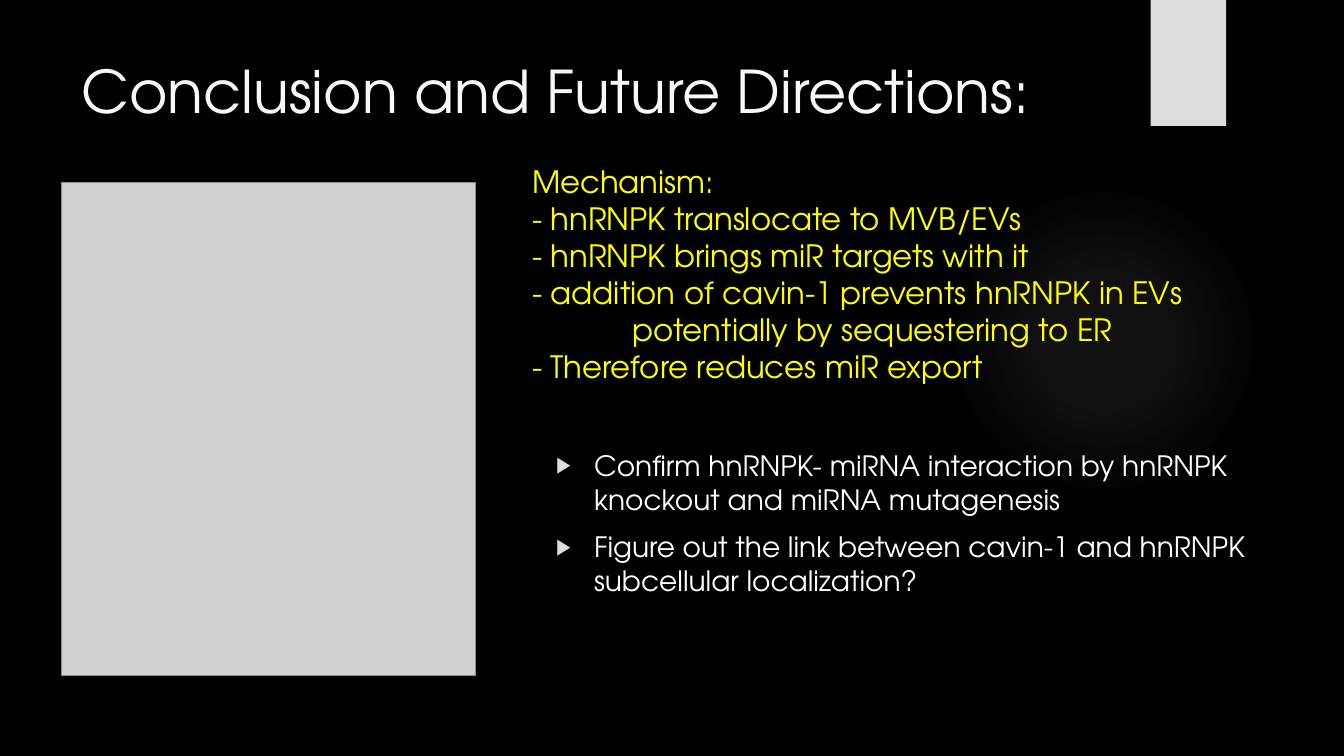
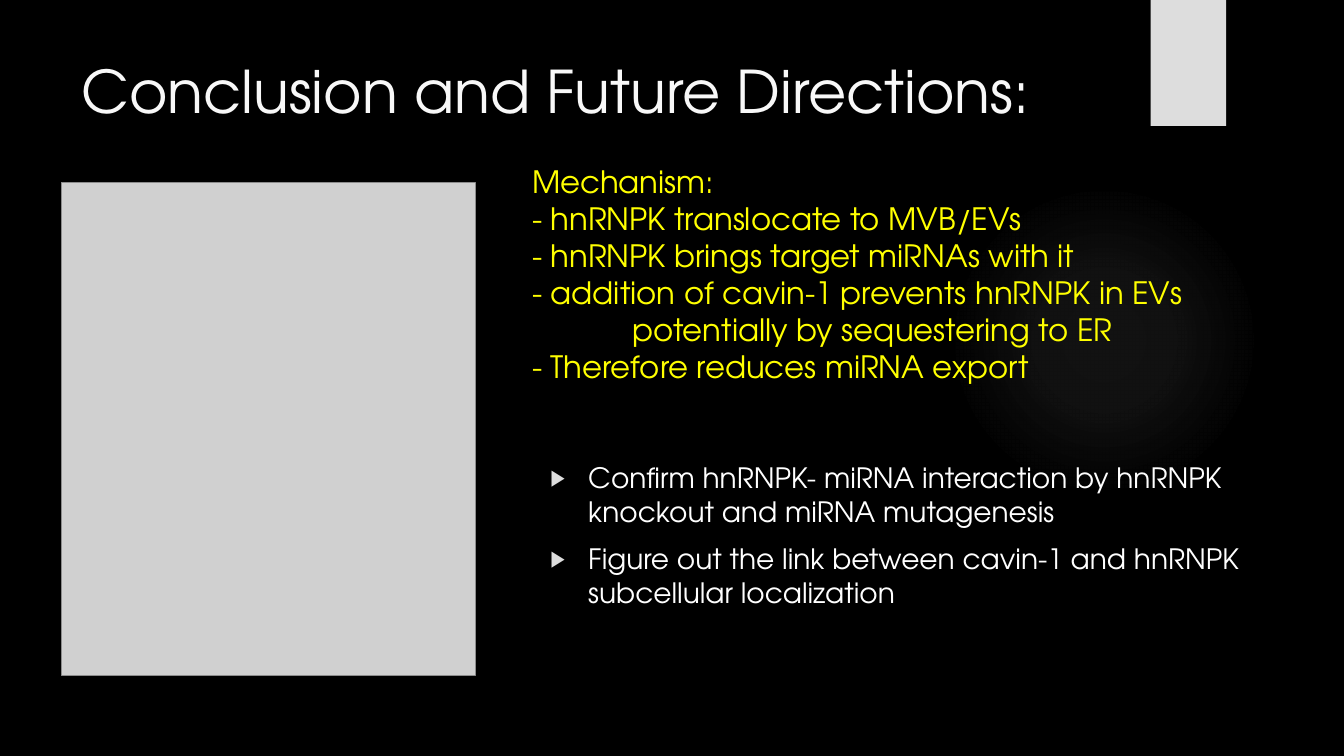
Before and after one commit to HarleyRobinson/Honours2, a slide deck: slide 23 of CollCompBiol.pptx. Drawn at 1344x756 pixels with LibreOffice and Linux fonts; fonts in the diff are those of the drawing; grey boxes stand for pictures; background and template pictures are left out. Boxes give left, top, right and bottom in pixels: in the first picture for what was removed or moved away, otherwise in the second. Text is boxed around its words. In the diff, an @@ line names an element or a change of style, - is before the commit and + after.

Commit message:
3-11-16

```diff
--- a/CollCompBiol.pptx
+++ b/CollCompBiol.pptx
@@ text at (551, 244, 1075, 282): text changed @@
-- hnRNPK brings miR targets with it
+- hnRNPK brings target miRNAs with it
@@ text at (551, 346, 1029, 384): text changed @@
-- Therefore reduces miR export
+- Therefore reduces miRNA export
@@ text "Confirm hnRNPK- miRNA interaction by ...": place and size @@
-text "Confirm hnRNPK- miRNA interaction by ..." at (594, 455, 1245, 592)
+text "Confirm hnRNPK- miRNA interaction by ..." at (588, 467, 1239, 604)
@@ text at (588, 548, 1239, 604): text changed @@
-▶ Figure out the link between cavin-1 and hnRNPK subcellular localization?
+▶ Figure out the link between cavin-1 and hnRNPK subcellular localization
```
Also in this commit, not shown: 9 other slides changed.
